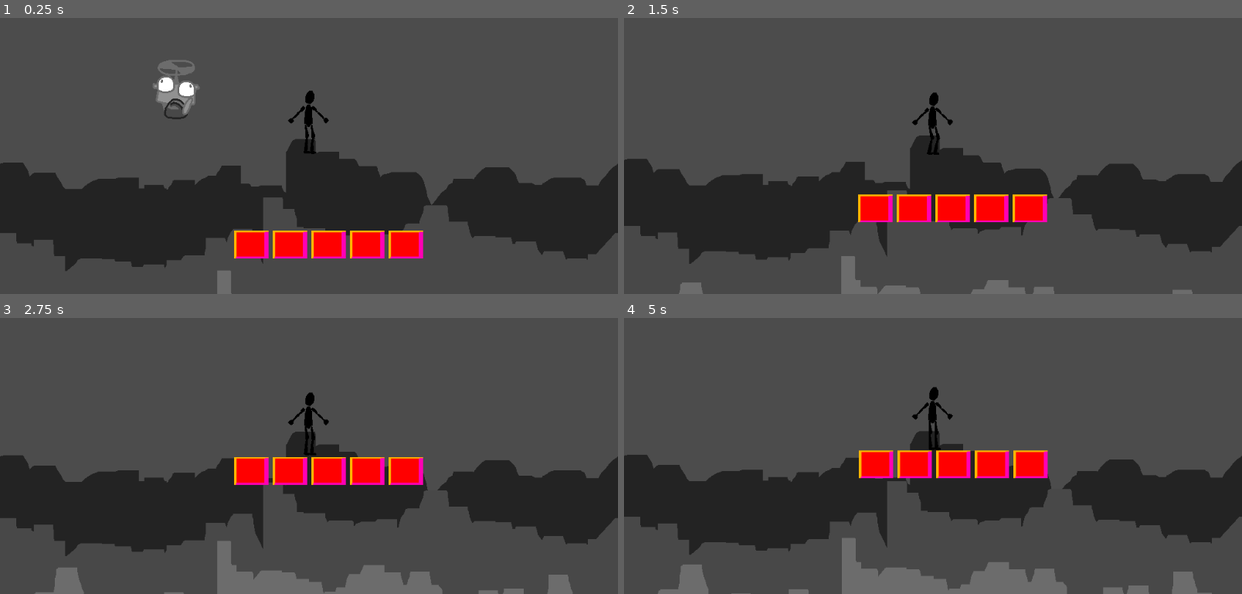
Above: before the commit, frames 1-4 (two rows, left to right).
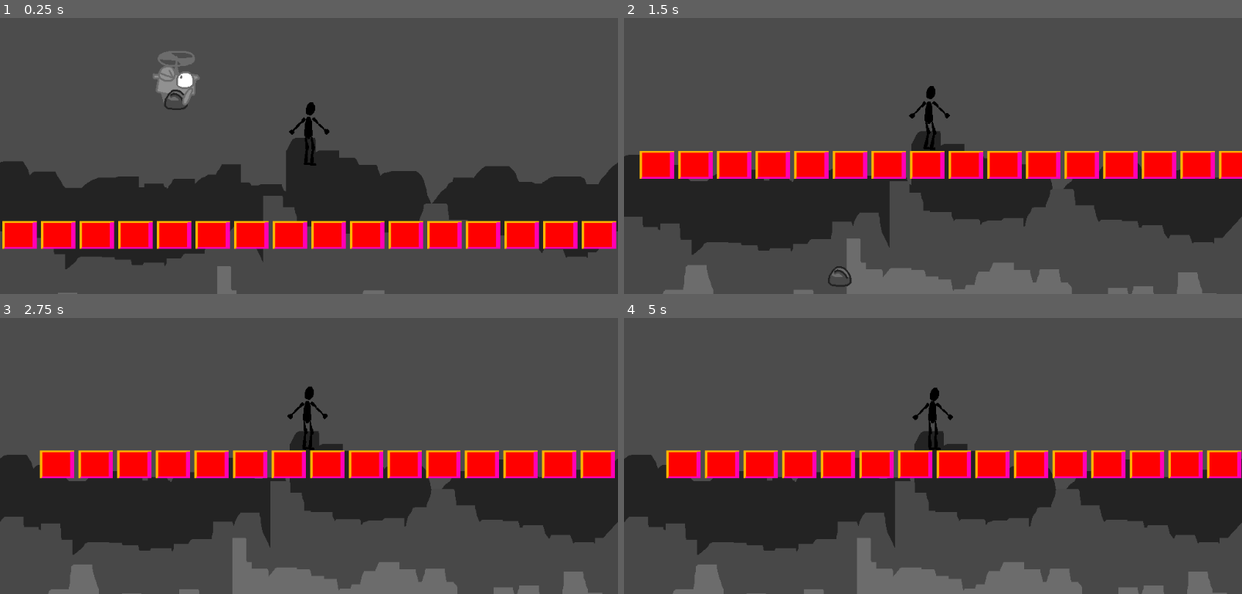
Above: after the commit, the same moments.

Repository: loopies2600/Sillarium
Game: Godot game, scene res://scenes/TestScene.tscn
The game is run twice, just before and just after one commit, with the same random seed, the same clock (stepped at 60 frames per second) and the same inputs.
Inputs (mouse positions are in pixels of both pictures, inside the frame that each line leads up to):
- Up to frame 1 (0.25 s): no input
- Up to frame 2 (1.5 s): move the mouse to (1068, 95) at 0.52 s; click (1068, 95) at 0.67 s; move the mouse to (809, 131) at 1.27 s; click (809, 131) at 1.42 s
- Up to frame 3 (2.75 s): move the mouse to (370, 334) at 2.02 s; click (370, 334) at 2.17 s
- Up to frame 4 (5 s): move the mouse to (902, 486) at 2.77 s; click (902, 486) at 2.92 s; move the mouse to (1118, 467) at 3.52 s; click (1118, 467) at 3.67 s; tap Enter at 4.25 s; move the mouse to (747, 359) at 4.27 s; click (747, 359) at 4.42 s

The runs differ from the first frame. In frame 1, 11% of the frame differs, in the area x 0-100%, y 12-100%; in frame 2, 19%, in the area x 0-100%, y 24-100%; in frame 3, 13%; in frame 4, 11%.

Commit message:
cambios en aniamaciones nomas

Diff:
--- a/scenes/PlayerController.gd
+++ b/scenes/PlayerController.gd
@@ -2,7 +2,7 @@
 
 onready var animPlayer = $Graphics/AnimationPlayer
 
-export (float) var gravity = 50
+export (float) var gravity = 200
 
 var velocity = Vector2()
 
--- a/scenes/PlayerSkeletonTest.tscn
+++ b/scenes/PlayerSkeletonTest.tscn
@@ -150,6 +150,18 @@
 "update": 0,
 "values": [ -90.0, -104.733, -90.0 ]
 }
+tracks/12/type = "value"
+tracks/12/path = NodePath("Skeleton2D/Hip/Chest:position")
+tracks/12/interp = 1
+tracks/12/loop_wrap = true
+tracks/12/imported = false
+tracks/12/enabled = true
+tracks/12/keys = {
+"times": PoolRealArray( 0, 0.5, 0.501, 0.502, 1 ),
+"transitions": PoolRealArray( 1, 1, 1, 1, 1 ),
+"update": 0,
+"values": [ Vector2( 1.189, -5 ), Vector2( 1.18913, -8.14044 ), Vector2( -0.237823, -7.90262 ), Vector2( 1.18913, -8.14044 ), Vector2( 1.189, -5 ) ]
+}
 
 [sub_resource type="CapsuleShape2D" id=2]
 radius = 14.0
@@ -165,6 +177,7 @@
 position = Vector2( -94, -92 )
 
 [node name="Body" type="Polygon2D" parent="Graphics"]
+position = Vector2( 0.2, 0 )
 texture = ExtResource( 1 )
 skeleton = NodePath("../Skeleton2D")
 polygon = PoolVector2Array( 88.5826, 73.1343, 91.0432, 71.2643, 96.3582, 71.4611, 99.6062, 77.0714, 100.984, 103.154, 95.6692, 109.65, 90.9448, 109.945, 84.744, 103.941, 84.3503, 92.1304 )
@@ -292,7 +305,7 @@
 rest = Transform2D( 1, 0, 0, 1, 94, 106 )
 
 [node name="Chest" type="Bone2D" parent="Graphics/Skeleton2D/Hip"]
-position = Vector2( 0, -6 )
+position = Vector2( 1.1891, -7.30438 )
 rest = Transform2D( 1, 0, 0, 1, 0, -6 )
 
 [node name="Head" type="Bone2D" parent="Graphics/Skeleton2D/Hip/Chest"]
@@ -331,33 +344,33 @@
 
 [node name="LegRU" type="Bone2D" parent="Graphics/Skeleton2D/Hip"]
 position = Vector2( 4, 0 )
-rotation = 1.53774
+rotation = 1.46387
 rest = Transform2D( -4.37114e-08, 1, -1, -4.37114e-08, 4, 0 )
 
 [node name="LegRL" type="Bone2D" parent="Graphics/Skeleton2D/Hip/LegRU"]
 position = Vector2( 22, -2 )
-rotation = 0.0930649
+rotation = 0.301015
 rest = Transform2D( 1, 0, 0, 1, 22, -2 )
 
 [node name="FootR" type="Bone2D" parent="Graphics/Skeleton2D/Hip/LegRU/LegRL"]
 position = Vector2( 24, 0 )
-rotation = -1.62913
+rotation = -1.75948
 rest = Transform2D( -4.37114e-08, -1, 1, -4.37114e-08, 24, 0 )
 default_length = 7.0
 
 [node name="LegLU" type="Bone2D" parent="Graphics/Skeleton2D/Hip"]
 position = Vector2( -6, 0 )
-rotation = 1.53774
+rotation = 1.46387
 rest = Transform2D( -4.37114e-08, 1, -1, -4.37114e-08, -6, 0 )
 
 [node name="LegLL" type="Bone2D" parent="Graphics/Skeleton2D/Hip/LegLU"]
 position = Vector2( 22, -2 )
-rotation = 0.0930649
+rotation = 0.301015
 rest = Transform2D( 1, 0, 0, 1, 22, -2 )
 
 [node name="FootL" type="Bone2D" parent="Graphics/Skeleton2D/Hip/LegLU/LegLL"]
 position = Vector2( 24, 0 )
-rotation = -1.62913
+rotation = -1.75948
 rest = Transform2D( -4.37114e-08, -1, 1, -4.37114e-08, 24, 0 )
 default_length = 7.0
 
--- a/scenes/TestScene.tscn
+++ b/scenes/TestScene.tscn
@@ -45,4 +45,4 @@
 [node name="TileMap" type="TileMap" parent="."]
 tile_set = SubResource( 2 )
 format = 1
-tile_data = PoolIntArray( 589828, 0, 0, 589829, 0, 0, 589830, 0, 0, 589831, 0, 0, 589832, 0, 0 )
+tile_data = PoolIntArray( 655358, 0, 0, 655359, 0, 0, 589824, 0, 0, 589825, 0, 0, 589826, 0, 0, 589827, 0, 0, 589828, 0, 0, 589829, 0, 0, 589830, 0, 0, 589831, 0, 0, 589832, 0, 0, 589833, 0, 0, 589834, 0, 0, 589835, 0, 0, 589836, 0, 0, 589837, 0, 0 )
--- a/scenes/lebipi/Lebipi.tscn
+++ b/scenes/lebipi/Lebipi.tscn
@@ -29,45 +29,45 @@
 "speed": 30.0
 } ]
 
+[sub_resource type="AtlasTexture" id=5]
+atlas = ExtResource( 1 )
+region = Rect2( 0, 33, 42, 33 )
+
 [sub_resource type="AtlasTexture" id=6]
 atlas = ExtResource( 1 )
-region = Rect2( 0, 33, 42, 33 )
-
-[sub_resource type="AtlasTexture" id=8]
-atlas = ExtResource( 1 )
 region = Rect2( 0, 99, 42, 33 )
 
-[sub_resource type="AtlasTexture" id=10]
+[sub_resource type="AtlasTexture" id=7]
 atlas = ExtResource( 1 )
 region = Rect2( 0, 99, 42, 33 )
 
-[sub_resource type="SpriteFrames" id=9]
+[sub_resource type="SpriteFrames" id=8]
 animations = [ {
-"frames": [ SubResource( 6 ), SubResource( 8 ), SubResource( 10 ) ],
+"frames": [ SubResource( 5 ), SubResource( 6 ), SubResource( 7 ) ],
 "loop": true,
 "name": "Looking",
 "speed": 1.0
 } ]
 
-[sub_resource type="AtlasTexture" id=12]
+[sub_resource type="AtlasTexture" id=9]
 atlas = ExtResource( 1 )
 region = Rect2( 0, 33, 42, 33 )
 
-[sub_resource type="SpriteFrames" id=14]
+[sub_resource type="SpriteFrames" id=10]
 animations = [ {
-"frames": [ SubResource( 10 ), SubResource( 10 ), SubResource( 12 ) ],
+"frames": [ SubResource( 7 ), SubResource( 9 ), SubResource( 7 ) ],
 "loop": true,
 "name": "Looking",
 "speed": 1.0
 } ]
 
-[sub_resource type="Animation" id=15]
+[sub_resource type="Animation" id=11]
 resource_name = "lebipi_jittering"
 length = 0.8
 loop = true
 tracks/0/type = "value"
 tracks/0/path = NodePath("Body:position")
-tracks/0/interp = 1
+tracks/0/interp = 2
 tracks/0/loop_wrap = true
 tracks/0/imported = false
 tracks/0/enabled = true
@@ -79,7 +79,7 @@
 }
 tracks/1/type = "value"
 tracks/1/path = NodePath("Body/ArmR:position")
-tracks/1/interp = 1
+tracks/1/interp = 2
 tracks/1/loop_wrap = true
 tracks/1/imported = false
 tracks/1/enabled = true
@@ -91,7 +91,7 @@
 }
 tracks/2/type = "value"
 tracks/2/path = NodePath("Body/ArmL:position")
-tracks/2/interp = 1
+tracks/2/interp = 2
 tracks/2/loop_wrap = true
 tracks/2/imported = false
 tracks/2/enabled = true
@@ -103,7 +103,7 @@
 }
 tracks/3/type = "value"
 tracks/3/path = NodePath("Body/EyeR:position")
-tracks/3/interp = 1
+tracks/3/interp = 2
 tracks/3/loop_wrap = true
 tracks/3/imported = false
 tracks/3/enabled = true
@@ -115,7 +115,7 @@
 }
 tracks/4/type = "value"
 tracks/4/path = NodePath("Body/EyeL:position")
-tracks/4/interp = 1
+tracks/4/interp = 2
 tracks/4/loop_wrap = true
 tracks/4/imported = false
 tracks/4/enabled = true
@@ -166,21 +166,21 @@
 
 [node name="EyeR" type="AnimatedSprite" parent="KinematicBody2D/Graphics/Body"]
 position = Vector2( 16, 0 )
-frames = SubResource( 9 )
+frames = SubResource( 8 )
+animation = "Looking"
+frame = 2
+playing = true
+
+[node name="EyeL" type="AnimatedSprite" parent="KinematicBody2D/Graphics/Body"]
+position = Vector2( -16, 0 )
+frames = SubResource( 10 )
 animation = "Looking"
 frame = 1
 playing = true
 flip_h = true
 
-[node name="EyeL" type="AnimatedSprite" parent="KinematicBody2D/Graphics/Body"]
-position = Vector2( -16, 0 )
-frames = SubResource( 14 )
-animation = "Looking"
-frame = 1
-playing = true
-
 [node name="AnimationPlayer" type="AnimationPlayer" parent="KinematicBody2D/Graphics"]
-anims/lebipi_jittering = SubResource( 15 )
+anims/lebipi_jittering = SubResource( 11 )
 
 [node name="DebugPosition" type="Sprite" parent="KinematicBody2D/Graphics"]
 visible = false
Not shown: 2 places in scenes/lebipi/Lebipi.tscn that only renumber resources
